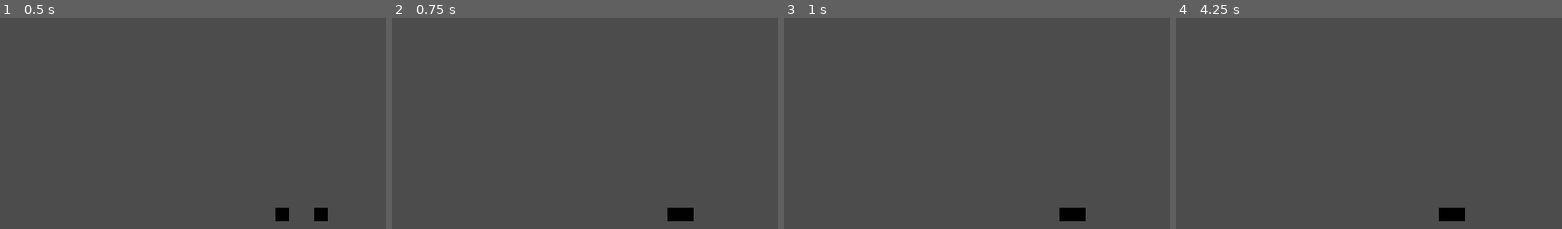
Above: before the commit, frames 1-4 (left to right).
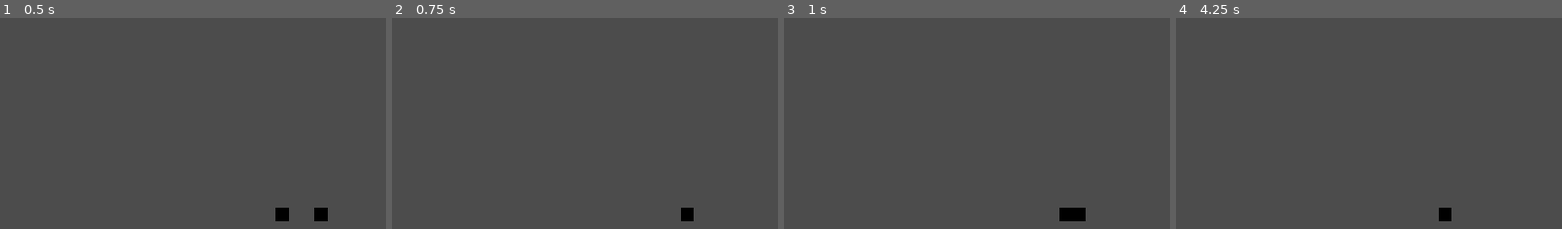
Above: after the commit, the same moments.

Repository: ArvidLucas/gameproject_done
Game: Godot game, scene res://Menu/Menu.tscn
The game is run twice, just before and just after one commit, with the same random seed, the same clock (stepped at 60 frames per second) and the same inputs.
Inputs (mouse positions are % of the whole screen's width and height, from its top left):
- Up to frame 1 (0.5 s): no input
- Up to frame 2 (0.75 s): tap Enter at 0.5 s; move the mouse to (72, 46) at 0.52 s; hold D (player_right) from 0.53 s (still down); click (72, 46) at 0.6 s
- Up to frame 3 (1 s): keep holding D (player_right)
- Up to frame 4 (4.25 s): tap Space at 1.25 s; move the mouse to (30, 57) at 1.27 s; release D (player_right) at 1.28 s; hold S (player_down) 1.28-2.03 s; click (30, 57) at 1.35 s; move the mouse to (60, 29) at 2.02 s; hold D (player_right) 2.03-2.78 s; click (60, 29) at 2.1 s; move the mouse to (45, 72) at 2.77 s; hold W (player_up) 2.78-3.53 s; click (45, 72) at 2.85 s; tap Enter at 3.5 s; move the mouse to (80, 67) at 3.52 s; hold A (player_left) from 3.53 s (still down); click (80, 67) at 3.6 s
The pictures show only the part of the screen within x 13-63%, y 5-55%; the shares and areas given below are measured in that part.

Frame 1 is identical in both runs. In frame 2, 0.2% of the frame differs, in the area x 71-75%, y 89-97%; in frame 3, nothing differs; in frame 4, 0.2%.

Commit message:
Player Damage
Player can now take damage from still enemies

Diff:
--- a/game/Objects/EnemyStill.tscn
+++ b/game/Objects/EnemyStill.tscn
@@ -13,6 +13,7 @@
 collision_mask = 3
 script = ExtResource( 1 )
 HP = 5
+damage = 1
 
 [node name="Sprite" type="Sprite" parent="."]
 texture = ExtResource( 2 )
--- a/game/Objects/Player.tscn
+++ b/game/Objects/Player.tscn
@@ -10,10 +10,12 @@
 "Player",
 ]]
 script = ExtResource( 1 )
+HP = 10
 speed = 20000
 drag = 2
 bullet_speed = 1000
 bullet_damage = 1
+rebound = 1
 
 [node name="Sprite" type="Sprite" parent="."]
 texture = ExtResource( 2 )
--- a/game/Scripts/Bullet.gd
+++ b/game/Scripts/Bullet.gd
@@ -9,5 +9,5 @@
 	col = move_and_collide(velocity * delta)
 	if  col != null:
 		if col.collider.is_in_group("Enemy"):
-			col.collider.damage(damage)
+			col.collider.harm(damage)
 		queue_free()
--- a/game/Scripts/EnemyStill.gd
+++ b/game/Scripts/EnemyStill.gd
@@ -1,11 +1,12 @@
 extends StaticBody2D
 
 export (int) var HP
+export (int) var damage
 
 func _ready():
 	pass
 
-func damage(hurt):
+func harm(hurt):
 	HP -= hurt
 	if (HP <= 0):
 		queue_free()
--- a/game/Scripts/Player.gd
+++ b/game/Scripts/Player.gd
@@ -2,12 +2,15 @@
 
 signal player_shoot
 
+export (int) var HP
 export (int) var speed
 export (int) var drag
 export (int) var bullet_speed
 export (int) var bullet_damage
+export (int) var rebound
 var input = Vector2()
 var velocity = Vector2()
+var inv = 0
 
 func _ready():
 #warning-ignore:return_value_discarded
@@ -33,7 +36,26 @@
 		get_tree().quit()
 
 func _physics_process(delta):
-	velocity += input
-	velocity /= drag
+	if HP > 0:
+		velocity += input
+		velocity /= drag
 #warning-ignore:return_value_discarded
-	move_and_slide(velocity * delta)
+		move_and_slide(velocity * delta)
+		for i in range(0, get_slide_count()):
+			if !inv and get_slide_collision(i).collider.is_in_group("Enemy"):
+				HP -= get_slide_collision(i).collider.damage
+				inv = rebound
+				if HP <= 0:
+					hide()
+		if inv > 0:
+			inv -= delta
+			if inv < 0:
+				inv = 0
+		if 4 * inv > 3 * rebound:
+			hide()
+		elif 2 * inv > rebound:
+			show()
+		elif 4 * inv > rebound:
+			hide()
+		else:
+			show()
